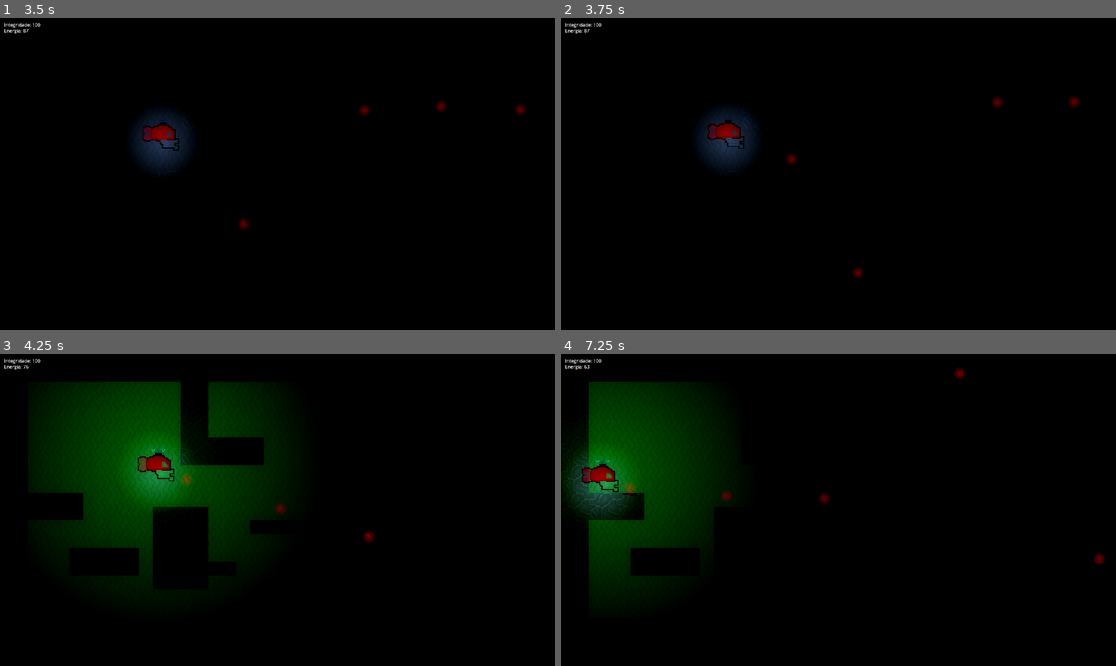
Above: before the commit, frames 1-4 (two rows, left to right).
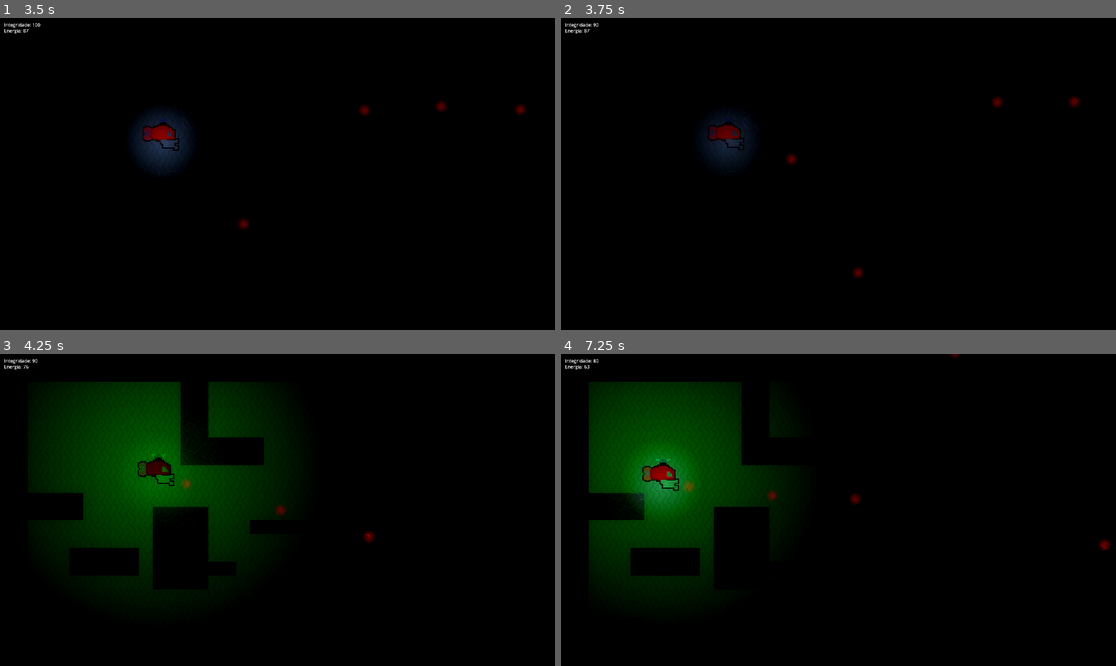
Above: after the commit, the same moments.

Repository: LitheFulminare/subechoXP3
Game: Godot game, scene res://Scenes/Layouts/Main 1.tscn
Two runs of this game, one before a commit and one after it. Both use one fixed random seed, a clock stepped at 60 frames per second and the inputs below.
Inputs (mouse positions are in pixels of both pictures, inside the frame that each line leads up to):
- Up to frame 1 (3.5 s): tap Enter at 0.5 s; move the mouse to (399, 158) at 0.52 s; press the mouse at (399, 158) at 0.53 s; hold D (Right) 0.53-1.28 s; tap F (Sonar) at 0.8, 1.35, 2.3, 2.85 s; move the mouse to (166, 189) at 1.27 s; release the mouse at (166, 189) at 1.28 s; hold S (Down) 1.28-2.03 s; click (166, 189) at 1.55 s; move the mouse to (333, 105) at 2.02 s; press the mouse at (333, 105) at 2.03 s; hold D (Right) 2.03-2.78 s; move the mouse to (249, 236) at 2.77 s; release the mouse at (249, 236) at 2.78 s; hold W (Up) from 2.78 s (still down); click (249, 236) at 3.05 s
- Up to frame 2 (3.75 s): move the mouse to (1005, 220) at 3.52 s; release W (Up) at 3.53 s; press the mouse at (1005, 220) at 3.53 s; hold A (Left) from 3.53 s (still down)
- Up to frame 3 (4.25 s): keep holding A (Left); tap F (Sonar) at 3.8 s
- Up to frame 4 (7.25 s): move the mouse to (672, 463) at 4.27 s; release the mouse at (672, 463) at 4.28 s; tap F (Sonar) at 4.35, 5.3, 5.85, 6.8 s; click (672, 463) at 4.55 s; move the mouse to (866, 510) at 5.02 s; release A (Left) at 5.03 s; press the mouse at (866, 510) at 5.03 s; hold S (Down) 5.03-5.78 s; move the mouse to (755, 432) at 5.77 s; release the mouse at (755, 432) at 5.78 s; hold D (Right) 5.78-6.53 s; click (755, 432) at 6.05 s; move the mouse to (960, 494) at 6.52 s; press the mouse at (960, 494) at 6.53 s; hold W (Up) from 6.53 s (still down)

Frame 1 is identical in both runs. In frame 2, 0.3% of the frame differs, in the area x 5-34%, y 1-43%; in frame 3, 1.0%; in frame 4, 10%, in the area x 0-99%, y 0-68%.

Commit message:
Revert "colisoes"
This reverts commit 4caf2b40498f1605be62ac9cc3ca5a24b8cfb72d.

Diff:
--- a/Scenes/Player_e_misc/Player/Arma 1/Arma 1.tscn
+++ b/Scenes/Player_e_misc/Player/Arma 1/Arma 1.tscn
@@ -18,3 +18,6 @@
 [node name="Sprites" type="AnimatedSprite2D" parent="."]
 sprite_frames = SubResource("SpriteFrames_e0eqn")
 animation = &"Arma 1 v1"
+
+[node name="CollisionPolygon2D" type="CollisionPolygon2D" parent="."]
+polygon = PackedVector2Array(-6, 3, 4, 3, 4, 5, 9, 5, 9, -6, -7, -5, -8, -4, -8, -1, -6, 0)
--- a/Scenes/Player_e_misc/Player/CharacterBody2D.gd
+++ b/Scenes/Player_e_misc/Player/CharacterBody2D.gd
@@ -44,14 +44,14 @@
 		velocity = velocity.limit_length(speed)
 	#move_and_slide()
 
-	var collision = move_and_slide()
-	#if collision:
-		#if not invincible && life > 0:
-			#life -= 10
-			#velocity = Vector2.ZERO
-			#invincible = true
-			#damage_effect()
-			#$iFrames.start()
+	var collision = move_and_collide(velocity * delta)
+	if collision:
+		if not invincible && life > 0:
+			life -= 10
+			velocity = Vector2.ZERO
+			invincible = true
+			damage_effect()
+			$iFrames.start()
 
 func _ready():
 	pass
--- a/Scenes/Player_e_misc/Player/player.tscn
+++ b/Scenes/Player_e_misc/Player/player.tscn
@@ -6,6 +6,14 @@
 [ext_resource type="PackedScene" uid="uid://r2uor4w348v2" path="res://Scenes/Player_e_misc/Player/Turbina/Turbina v1.tscn" id="6_iu35p"]
 [ext_resource type="Texture2D" uid="uid://cvae20cgax3sk" path="res://sprites/player/Sonar/sonar1_2.png" id="7_3ljv3"]
 [ext_resource type="PackedScene" uid="uid://drvd8bhk4plho" path="res://Scenes/Player_e_misc/Player/Arma 1/Arma 1.tscn" id="7_dot8c"]
+
+[sub_resource type="SpriteFrames" id="SpriteFrames_1eeoj"]
+animations = [{
+"frames": [],
+"loop": true,
+"name": &"Casco Base",
+"speed": 5.0
+}]
 
 [sub_resource type="SpriteFrames" id="SpriteFrames_a0lt3"]
 animations = [{
@@ -32,9 +40,6 @@
 "speed": 5.0
 }]
 
-[sub_resource type="CircleShape2D" id="CircleShape2D_qow0k"]
-radius = 500.0
-
 [sub_resource type="Gradient" id="Gradient_sbpw5"]
 colors = PackedColorArray(0.613281, 0.764343, 1, 1, 0, 0, 0, 1)
 
@@ -58,14 +63,19 @@
 fill_from = Vector2(0.495413, 0.477064)
 fill_to = Vector2(0, 0)
 
+[sub_resource type="CircleShape2D" id="CircleShape2D_qow0k"]
+radius = 500.0
+
 [node name="Player" type="CharacterBody2D"]
 light_mask = 0
 position = Vector2(1044, 422)
 script = ExtResource("1_k0pig")
 
-[node name="Sprite" type="Area2D" parent="."]
+[node name="Sprite" type="AnimatedSprite2D" parent="."]
 position = Vector2(-2, -1.99999)
 scale = Vector2(4, 4)
+sprite_frames = SubResource("SpriteFrames_1eeoj")
+animation = &"Casco Base"
 metadata/_edit_group_ = true
 
 [node name="Casco" type="AnimatedSprite2D" parent="Sprite"]
@@ -81,17 +91,31 @@
 [node name="Arma1" parent="Sprite" instance=ExtResource("7_dot8c")]
 position = Vector2(7, 7)
 
-[node name="CollisionPolygon2D2" type="CollisionPolygon2D" parent="Sprite/Arma1"]
-polygon = PackedVector2Array(-6, 3, 4, 3, 4, 5, 9, 5, 9, -6, -7, -5, -8, -4, -8, -1, -6, 0)
-
 [node name="TurbinaV1" parent="Sprite" instance=ExtResource("6_iu35p")]
 position = Vector2(-11, -3)
 
 [node name="CollisionPolygon2D" type="CollisionPolygon2D" parent="."]
-visible = false
 position = Vector2(-41, 5)
 rotation = 1.5708
 polygon = PackedVector2Array(-39, 1.00012, -51.0001, -34.9998, -71.0001, -34.9998, -71.0002, -58.9998, -51.0002, -58.9998, -39.0003, -82.9999, -35.0003, -82.9999, -35.0003, -90.9999, 8.99966, -91.0001, 8.99991, -23.0001, 4.99991, -23.0001, 4.99997, -7.00006, 0.999969, -7, 1, 1)
+
+[node name="Light" type="PointLight2D" parent="."]
+position = Vector2(1.99998, 5.00002)
+scale = Vector2(2.34375, 2.42188)
+shadow_color = Color(0, 0.27451, 1, 0)
+texture = SubResource("GradientTexture2D_w4kjf")
+metadata/_edit_group_ = true
+metadata/_edit_lock_ = true
+
+[node name="Sonar" type="PointLight2D" parent="."]
+visible = false
+light_mask = 2
+position = Vector2(4.99997, 4)
+range_item_cull_mask = 3
+shadow_color = Color(0.12549, 1, 0, 0)
+shadow_filter_smooth = 1.9
+texture = SubResource("GradientTexture2D_s5eh0")
+texture_scale = 0.25
 
 [node name="Energy timer" type="Timer" parent="."]
 autostart = true
@@ -114,24 +138,6 @@
 [node name="Spawn Tiro 1" type="Marker2D" parent="."]
 position = Vector2(52, 24)
 
-[node name="Light" type="PointLight2D" parent="."]
-position = Vector2(2, 5.00003)
-scale = Vector2(2.34375, 2.42188)
-shadow_color = Color(0, 0.27451, 1, 0)
-texture = SubResource("GradientTexture2D_w4kjf")
-metadata/_edit_group_ = true
-metadata/_edit_lock_ = true
-
-[node name="Sonar" type="PointLight2D" parent="."]
-visible = false
-light_mask = 2
-position = Vector2(5, 4)
-range_item_cull_mask = 3
-shadow_color = Color(0.12549, 1, 0, 0)
-shadow_filter_smooth = 1.9
-texture = SubResource("GradientTexture2D_s5eh0")
-texture_scale = 0.25
-
 [connection signal="timeout" from="Energy timer" to="." method="_on_energy_timer_timeout"]
 [connection signal="timeout" from="Sonar cooldown" to="." method="_on_sonar_cooldown_timeout"]
 [connection signal="timeout" from="iFrames" to="." method="_on_i_frames_timeout"]
Not shown: 1 places in Scenes/Player_e_misc/Player/player.tscn that only renumber resources
